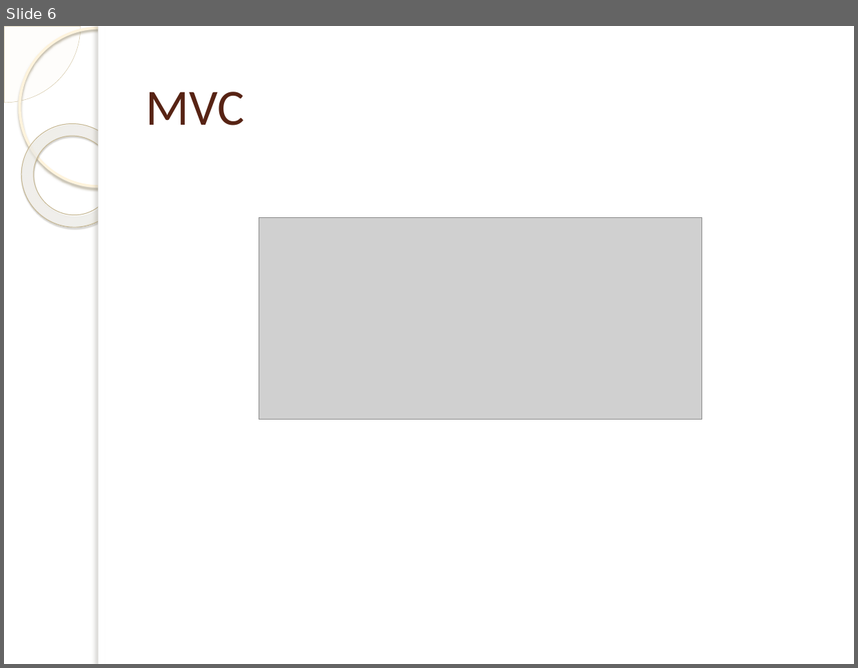
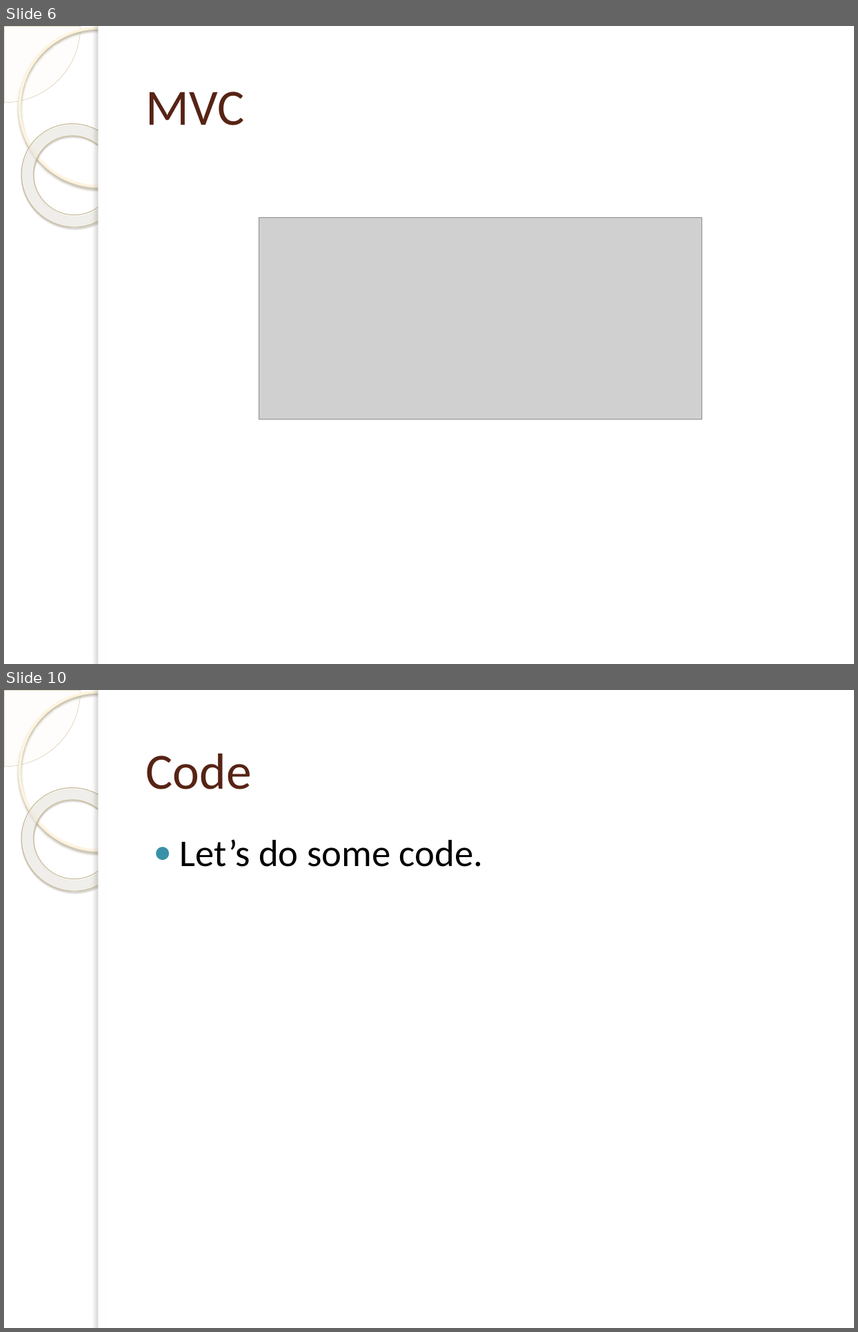
Before and after one commit to linus123/TDDWithMvc, a slide deck: TDDWithMVC.pptx. Shown one above the other, each under a label of ours: slide 6 before the commit, slides 6 and 10 after it; the slides between them are not shown. The pictures are 858x668 and 858x1332 pixels, drawn with LibreOffice and Linux fonts; fonts in the diff are those of the drawing; grey boxes stand for pictures; background and template pictures are left out. Boxes give left, top, right and bottom in pixels: in the first picture for what was removed or moved away, otherwise in the second. Text is boxed around its words. In the diff, an @@ line names an element or a change of style, - is before the commit and + after.

```diff
--- a/TDDWithMVC.pptx
+++ b/TDDWithMVC.pptx
@@ slide 10 added at <box>4,690,854,1328</box>, background picture (left out); not listed: 5 template elements that a slide beside it also shows @@
@@ title added at <box>146,753,252,789</box>, 43 pt, text #572314 @@
+Code
@@ text added at <box>180,839,483,867</box>, 32 pt, text #000000 @@
+● Let’s do some code.
```
Also in this commit, not shown: 2 slides changed, 7 other slides added, 1 other file.
